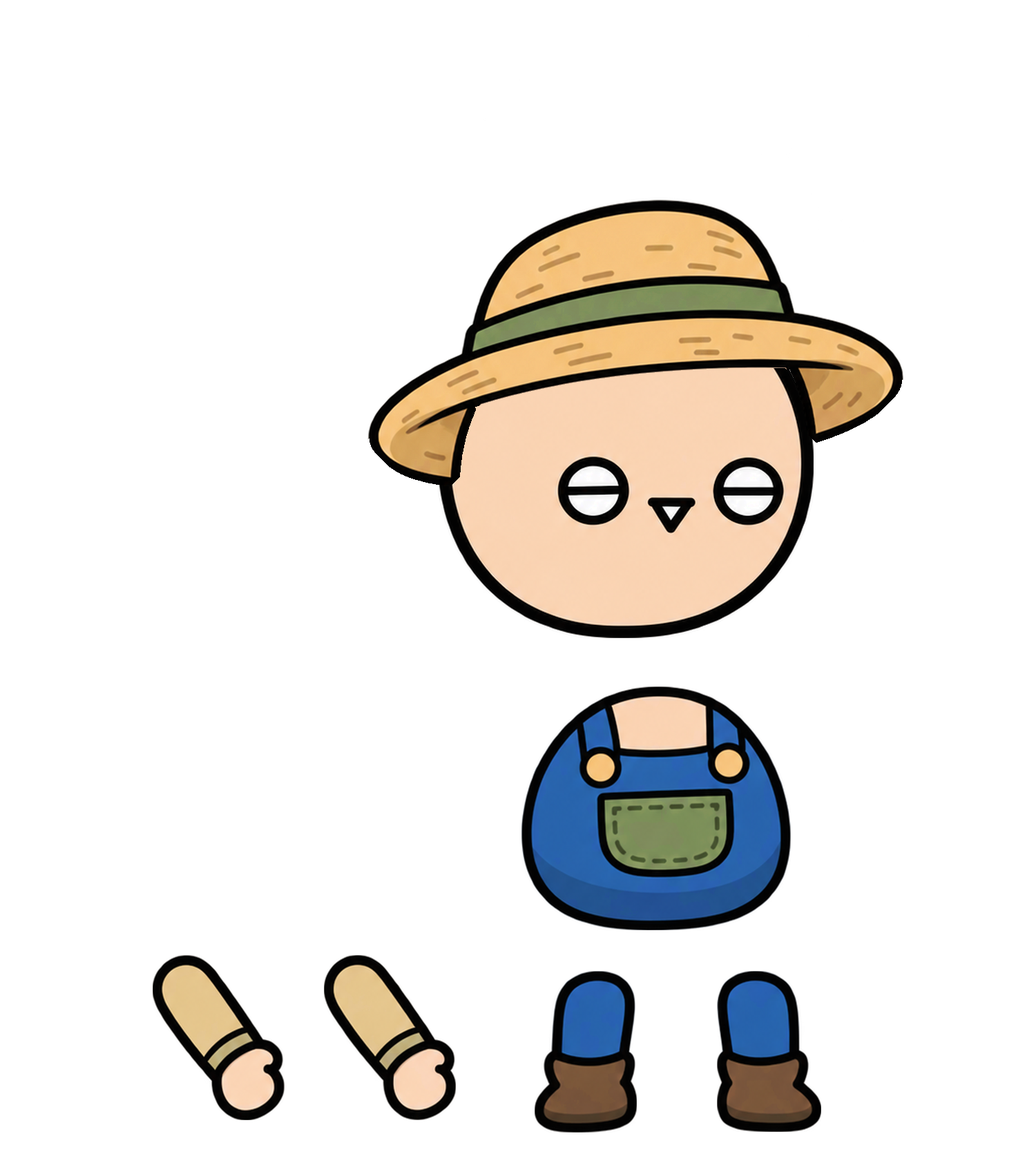
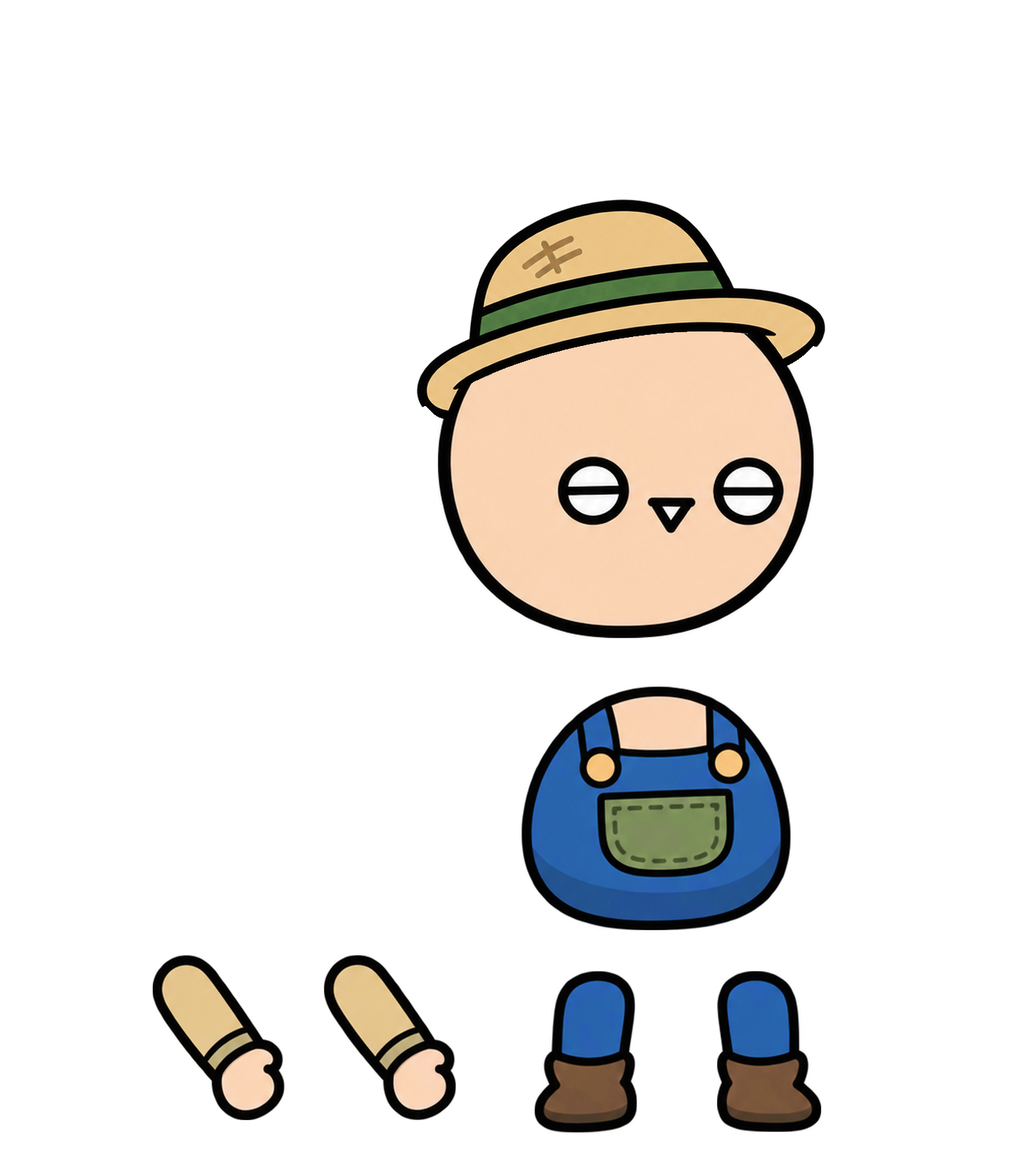
Layered file, before and after one edit (1036x1174). Changes by layer:
painted on "머리" over (x1=367, y1=197, x2=906, y2=487)
